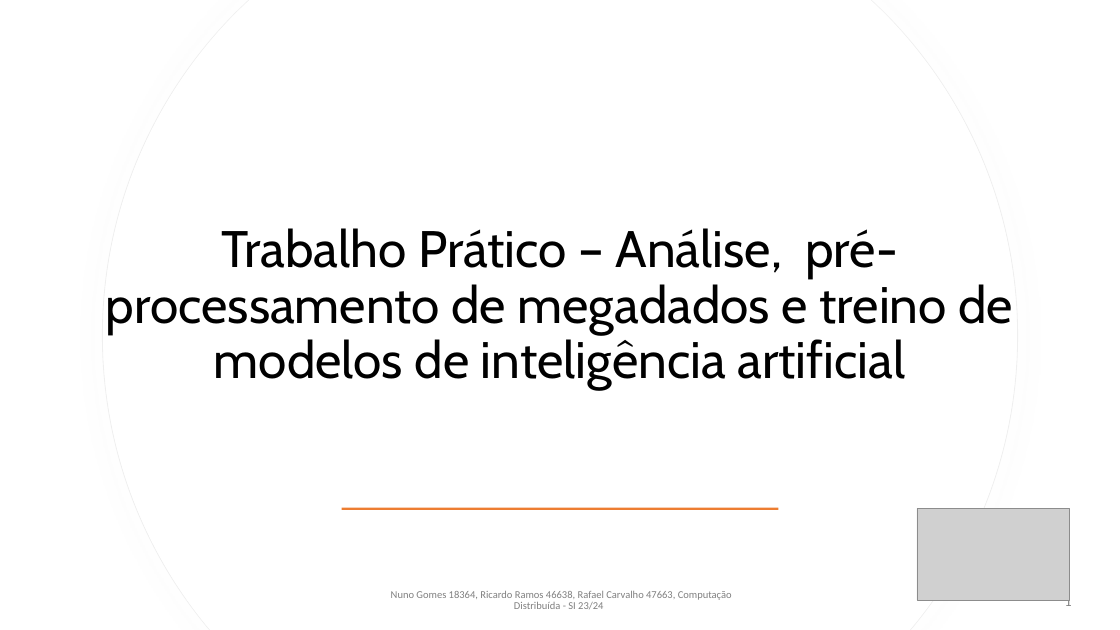
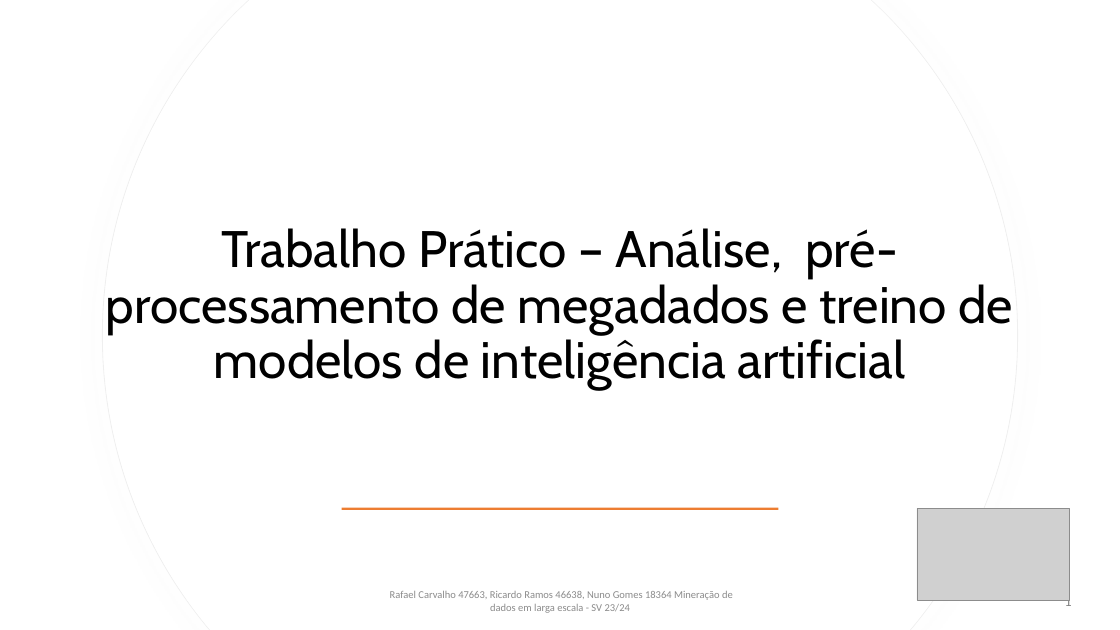
Before and after one commit to rcarvalho16/MDLE-23-24, a slide deck: slide 1 of Trabalho_Pratico/Powerpoint.pptx. Drawn at 1120x630 pixels with LibreOffice and Linux fonts; fonts in the diff are those of the drawing; grey boxes stand for pictures. Boxes give left, top, right and bottom in pixels: in the first picture for what was removed or moved away, otherwise in the second. Text is boxed around its words. In the diff, an @@ line names an element or a change of style, - is before the commit and + after.

```diff
--- a/Trabalho_Pratico/Powerpoint.pptx
+++ b/Trabalho_Pratico/Powerpoint.pptx
@@ text at (x1=390, y1=591, x2=733, y2=613): text changed; text colour #808080 to #8C8C8C @@
-Nuno Gomes 18364, Ricardo Ramos 46638, Rafael Carvalho 47663, Computação Distribuída - SI 23/24
+Rafael Carvalho 47663, Ricardo Ramos 46638, Nuno Gomes 18364 Mineração de dados em larga escala - SV 23/24
```
Also in this commit, not shown: 5 other slides changed, 1 slide added, 2 slides removed.
